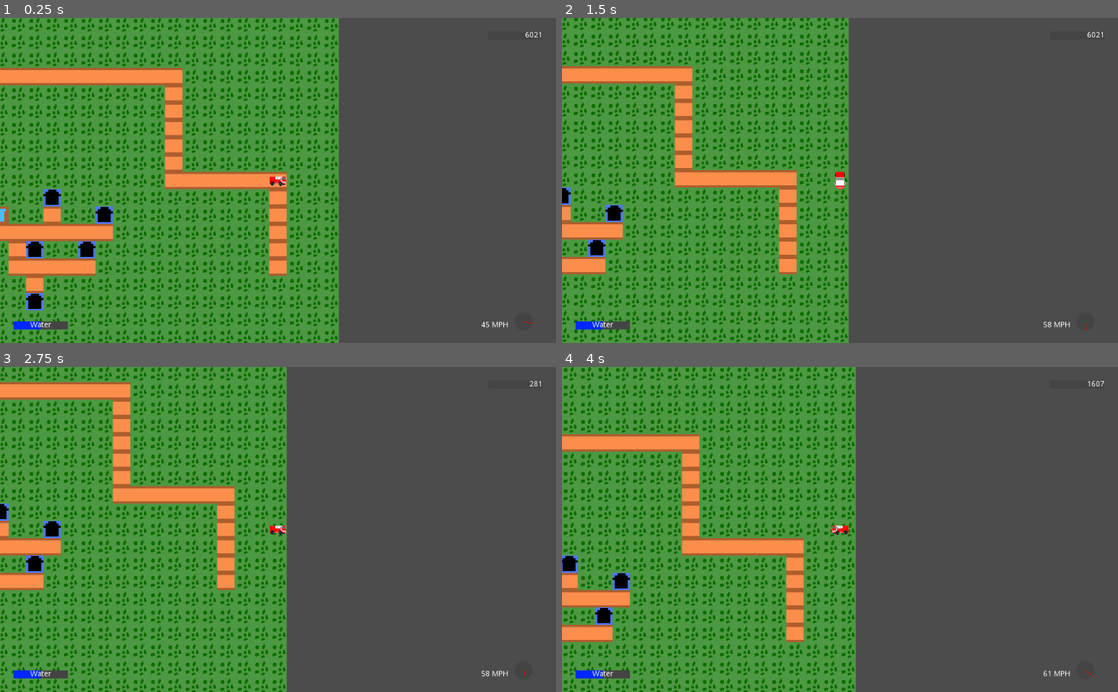
Above: before the commit, frames 1-4 (two rows, left to right).
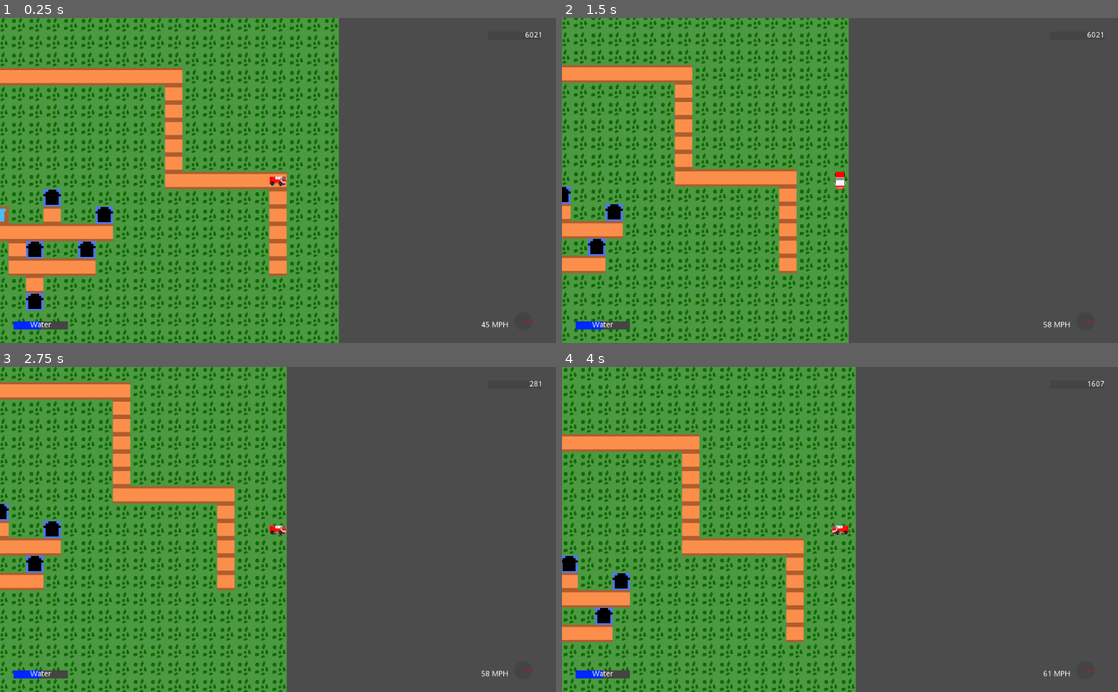
Above: after the commit, the same moments.

Repository: ConsoleCowboysInCyberspace/inferno
Game: Godot game, scene res://Scenes/main_level.tscn
The game is run twice, just before and just after one commit, with the same random seed, the same clock (stepped at 60 frames per second) and the same inputs.
Inputs (mouse positions are in pixels of both pictures, inside the frame that each line leads up to):
- Up to frame 1 (0.25 s): no input
- Up to frame 2 (1.5 s): tap Enter at 0.5 s; move the mouse to (962, 164) at 0.52 s; hold D (truck_right) 0.53-1.28 s; tap Space (dig_trench) at 0.6, 1.35 s; click (962, 164) at 0.67 s; move the mouse to (728, 196) at 1.27 s; hold S (truck_down) from 1.28 s (still down)
- Up to frame 3 (2.75 s): move the mouse to (333, 458) at 2.02 s; release S (truck_down) at 2.03 s; hold D (truck_right) from 2.03 s (still down); tap Space (dig_trench) at 2.1 s
- Up to frame 4 (4 s): tap Space (dig_trench) at 2.75, 2.85, 3.6 s; move the mouse to (812, 594) at 2.77 s; release D (truck_right) at 2.78 s; hold W (truck_up) 2.78-3.53 s; click (812, 594) at 2.92 s; move the mouse to (1006, 578) at 3.52 s; hold A (truck_left) from 3.53 s (still down)

The runs differ from the first frame. In frame 1, less than 0.1% of the frame differs, in the area x 94-96%, y 93-95%; in frame 2, 9.3%, in the area x 0-96%, y 0-100%; in frame 3, less than 0.1%; in frame 4, less than 0.1%.

Commit message:
made a lot of small fixes on bugs and continued work on wind

Diff:
--- a/assets/worldTiles.tres
+++ b/assets/worldTiles.tres
@@ -59,7 +59,7 @@
 3/shape_one_way_margin = 0.0
 3/shapes = [  ]
 3/z_index = 0
-4/name = "house"
+4/name = "town"
 4/texture = ExtResource( 1 )
 4/tex_offset = Vector2( 0, 0 )
 4/modulate = Color( 1, 1, 1, 1 )
--- a/scripts/Internal_Tile.gd
+++ b/scripts/Internal_Tile.gd
@@ -31,7 +31,7 @@
 			movementCost = -1
 			type = TileType.TOWN
 		"water":
-			fireResistance = -1
+			fireResistance = 0
 			movementCost = -1 # tiles with negative movementCost can't be traversed
 			type = TileType.WATER
 		"road":
@@ -51,7 +51,6 @@
 		return
 	elif fireResistance >= burnLevel || fireLevel == maxFireLevel:
 		return
-
 	else:
 		fireLevel += burnLevel - fireResistance
 		if fireLevel > maxFireLevel:
--- a/scripts/TruckScript.gd
+++ b/scripts/TruckScript.gd
@@ -37,7 +37,7 @@
 	watering_timer
 
 func _process(delta):
-	if Input.is_action_just_released("dig_trench"):
+	if Input.is_action_just_pressed("dig_trench"):
 		digTrench()
 
 	#if Input.is_mouse_button_pressed():
@@ -57,18 +57,19 @@
 				movingDir = Vector2.RIGHT
 				$Sprite.play("right")
 
-		#check move cost
-		# this line is to make movement speed based on origin tile instead of destination tile
-		var destination_cost = tile_manager.tileMoveCost(tilePos + movingDir)
-		# the ternary is also there for the same reason; if we want to revert this, end the line before if and add a '+ movingDir' in the tileMoveCost
-		var moveCost = tile_manager.tileMoveCost(tilePos) if destination_cost != -1 else -1
+		if movingDir != Vector2.ZERO:
+			#check move cost
+			# this line is to make movement speed based on origin tile instead of destination tile
+			var destination_cost = tile_manager.tileMoveCost(tilePos + movingDir)
+			# the ternary is also there for the same reason; if we want to revert this, end the line before if and add a '+ movingDir' in the tileMoveCost
+			var moveCost = tile_manager.tileMoveCost(tilePos) if destination_cost != -1 else -1
 
-		if moveCost == -1:
-			print("Can't move there", tilePos + movingDir)
-			movingDir = Vector2.ZERO
-		else:
-			targetPos = tile_manager.tileToWorld(tilePos + movingDir)
-			velocity = 200/moveCost
+			if moveCost == -1:
+				print("Can't move there", tilePos + movingDir)
+				movingDir = Vector2.ZERO
+			else:
+				targetPos = tile_manager.tileToWorld(tilePos + movingDir)
+				velocity = 200/moveCost
 
 	else:
 		position = position.move_toward(targetPos, velocity * delta)
--- a/scripts/Utils.gd
+++ b/scripts/Utils.gd
@@ -36,3 +36,18 @@
 # Manhattan distance from posA to posB
 func manhattanDistance(posA : Vector2, posB : Vector2) -> int:
 	return int(abs(posB.x - posA.x) + abs(posB.y - posA.y))
+
+#looks through internal tiles for rightmost column that has full fire level
+func findForwardMostFullFireColumn(tiles):
+	var mostForwardColumn = -1
+
+	for x in len(tiles):
+		var full = true
+		for y in len(tiles[0]):
+			if tiles[y][x].fireLevel != Internal_Tile.maxFireLevel:
+				full = false
+				break
+		if full:
+			mostForwardColumn = x
+			break
+	return mostForwardColumn
--- a/scripts/Wind.gd
+++ b/scripts/Wind.gd
@@ -2,6 +2,8 @@
 
 export var wind_speed = 0
 export var wind_angle = 0
+
+export var wind_angle_coefficient = 45 # angle will be +- this many degrees
 
 signal wind_speed_changed(wind_speed)
 signal wind_angle_changed(wind_angle)
@@ -38,12 +40,10 @@
 		speed_time += speed_step
 
 		emit_signal("wind_speed_changed", wind_speed)
-		print("speed", wind_speed)
 
 	if now - last_angle > angle_delay:
 		last_angle = now
-		wind_angle = 360 * angle_noise.get_noise_1d(angle_time)
+		wind_angle = 45 * angle_noise.get_noise_1d(angle_time)
 		angle_time += angle_step
 
 		emit_signal("wind_angle_changed", wind_angle)
-		print("angle", wind_angle)
--- a/scripts/internal_tile_manager.gd
+++ b/scripts/internal_tile_manager.gd
@@ -86,6 +86,11 @@
 	if truck != null:
 		truck.customInit()
 
+	windTimer = Timer.new()
+	windTimer.connect("timeout", self, "windTimerTimeout")
+	add_child(windTimer)
+	windTimer.start()
+
 func fireSpread():
 	var burnLevelsArr = [] #2d arr
 	for y in range(size.y):
@@ -113,7 +118,7 @@
 			neighbors.append(pos + potentialNeighbor)
 
 	var tileToBurn = neighbors[rand_range(0, len(neighbors))]
-	burnLevelsArr[tileToBurn.y][tileToBurn.x] += 2 * log(fireLevel)
+	burnLevelsArr[tileToBurn.y][tileToBurn.x] += 5 * log(fireLevel)
 
 func _physics_process(delta):
 	if timeUntilNextFireSpread <= 0:
@@ -126,10 +131,10 @@
 	for y in range(size.y):
 		for x in range(size.x):
 			var tile = tiles[y][x]
-			if tile.fireLevel == Internal_Tile.maxFireLevel && !tile.lowParticle:
-				tile.lowParticle = true
-				fireTiles[y][x].free()
-				fireTiles[y][x] = makeNewLowFireInstance(Vector2(x,y))
+			#if tile.fireLevel == Internal_Tile.maxFireLevel && !tile.lowParticle:
+			#	tile.lowParticle = true
+			#	fireTiles[y][x].free()
+			#	fireTiles[y][x] = makeNewLowFireInstance(Vector2(x,y))
 			if tile.fireLevel > 0:
 				if !fireTiles[y][x]:
 					fireTiles[y][x] = makeNewFireInstance(Vector2(x,y))
@@ -140,3 +145,11 @@
 				if fireTiles[y][x]:
 					fireTiles[y][x].free()
 					fireTiles[y][x] = null
+
+func windTimerTimeout():
+	if rand_range(0, 100) != 1:
+		return
+
+	var mostForwardCol = Utils.findForwardMostFullFireColumn(tiles)
+	if mostForwardCol == -1:
+		return
